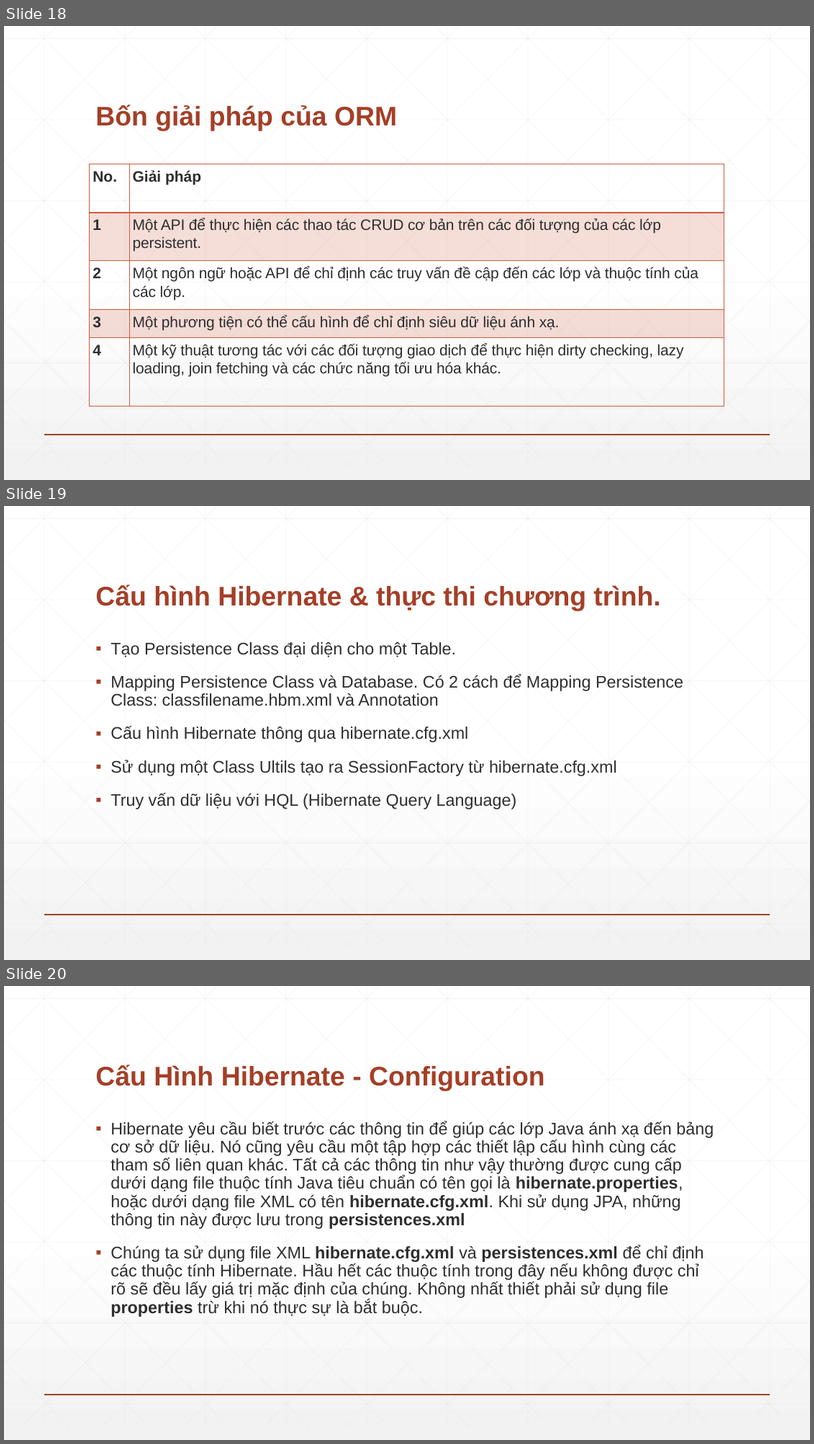
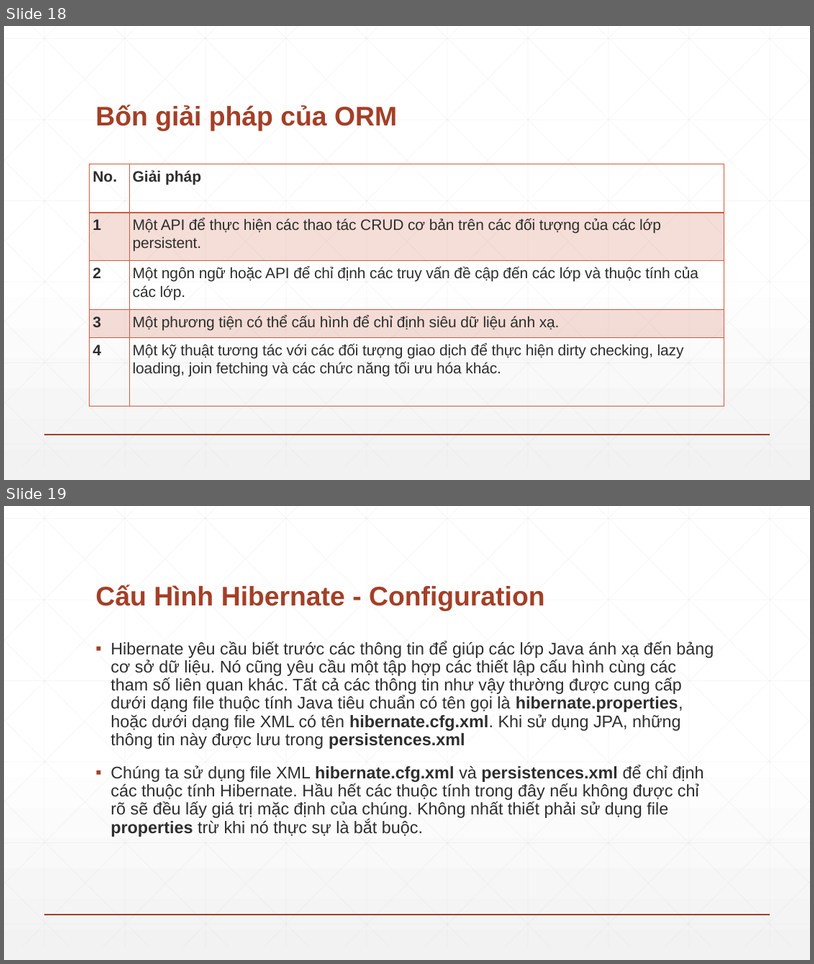
Before and after one commit to hatrungkien/QLMH-KMA-Intern, a slide deck: docs/Hibernate-Lan/Hibernate-ver1.0.pptx. Shown one above the other, each under a label of ours: slides 18, 19 and 20 before the commit, slides 18 and 19 after it. The pictures are 814x1444 and 814x964 pixels, drawn with LibreOffice and Linux fonts; fonts in the diff are those of the drawing. Boxes give left, top, right and bottom in pixels: in the first picture for what was removed or moved away, otherwise in the second. Text is boxed around its words. In the diff, an @@ line names an element or a change of style, - is before the commit and + after.

```diff
--- a/docs/Hibernate-Lan/Hibernate-ver1.0.pptx
+++ b/docs/Hibernate-Lan/Hibernate-ver1.0.pptx
@@ slide 19 removed at <box>4,506,810,960</box>, background gradient #FFFFFF to #F2F2F2; not listed: 47 template elements that a slide beside it also shows @@
@@ title removed at <box>95,584,661,611</box> @@
-Cấu hình Hibernate & thực thi chương trình.
@@ text removed at <box>111,642,684,809</box> @@
-▪ Tạo Persistence Class đại diện cho một Table.
-▪ Mapping Persistence Class và Database. Có 2 cách để Mapping Persistence Class: classfilename.hbm.xml và Annotation
-▪ Cấu hình Hibernate thông qua hibernate.cfg.xml
-▪ Sử dụng một Class Ultils tạo ra SessionFactory từ hibernate.cfg.xml
-▪ Truy vấn dữ liệu với HQL (Hibernate Query Language)
@@ what was slide 20 is now slide 19 @@
```
Also in this commit, not shown: 1 slide added, 23 other files.
